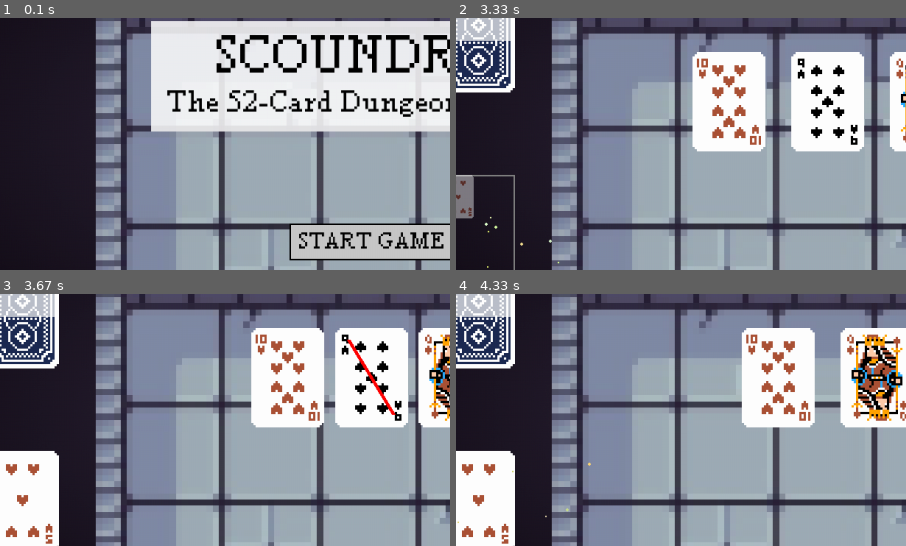
Above: before the commit, frames 1-4 (two rows, left to right).
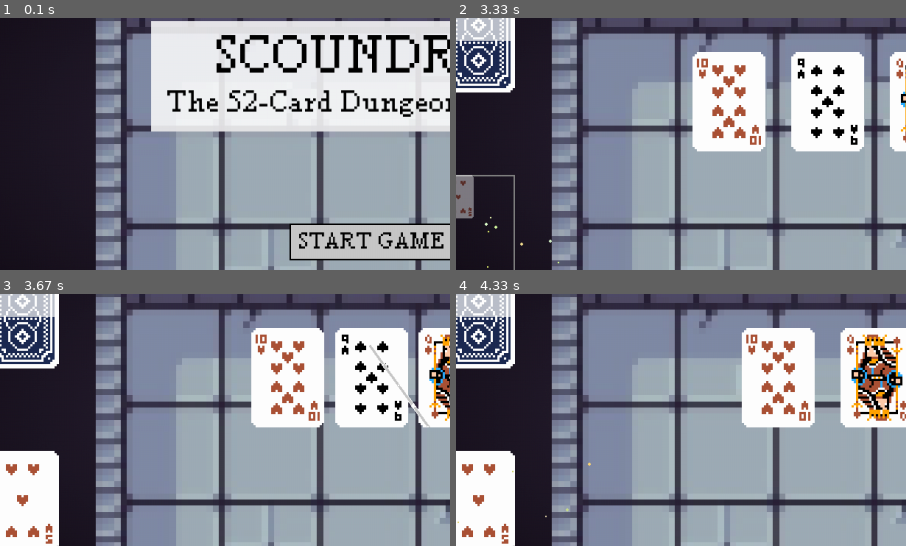
Above: after the commit, the same moments.

Repository: YetiGonk/Scoundrel-Pygame
Game: pygame game, started from main.py
Same seed, same stepped clock (60 frames per second), same inputs: the game is played once before the commit and once after it.
Inputs (mouse positions are % of the whole screen's width and height, from its top left):
- Up to frame 1 (0.1 s): no input
- Up to frame 2 (3.33 s): click "START GAME" at 0.38 s; click (33, 73) at 0.72 s; click "Continue" at 1.05 s; click (51, 19) at 1.95 s; click (42, 44) at 2.78 s
- Up to frame 3 (3.67 s): click (50, 44) at 3.62 s
- Up to frame 4 (4.33 s): no input
The pictures show only the part of the screen within x 9-59%, y 28-77%; the shares and areas given below are measured in that part.

Frames 1-2 are identical in both runs. In frame 3, 0.6% of the frame differs, in the area x 77-96%, y 17-53%; in frame 4, nothing differs.

Commit message:
Update animation.py

Diff:
--- a/utils/animation.py
+++ b/utils/animation.py
@@ -94,11 +94,11 @@
 
         # Based on effect type, setup initial animation state
         if effect_type == "slash":
-            # Create slash line data
-            self.slash_angle = random.randint(15, 75)
+            # Create slash line data - more diagonal angle
+            self.slash_angle = random.randint(25, 65)
             self.slash_direction = 1 if random.random() > 0.5 else -1
-            self.slash_width = 5
-            self.slash_color = (255, 0, 0)  # Red color for slash
+            self.slash_width = 4
+            self.slash_color = (200, 200, 200)  # Silver/grey color for sword
 
         elif effect_type == "burn":
             # Create particles for burning effect
@@ -132,23 +132,36 @@
         progress = self.get_progress()
 
         if self.effect_type == "slash":
-            if progress < 0.5:  # First half: slash appears
+            if progress < 0.4:  # First phase: show card with moving slash line
                 # Draw the card
                 self.target_object.draw(surface)
 
-                # Draw slash line
-                slash_progress = progress * 2  # Scale to 0-1 range in first half
+                # Draw moving slash line
+                slash_progress = progress / 0.4  # Scale to 0-1 range
                 center_x = self.target_object.rect.centerx
                 center_y = self.target_object.rect.centery
-                slash_length = self.target_object.rect.width * 1.2
+                slash_length = self.target_object.rect.width * 1.4  # Longer slash
+
+                # Calculate slash position based on progress
+                # Moving from top-left to bottom-right (or opposite depending on direction)
+                offset = (slash_progress - 0.5) * self.target_object.rect.width * 1.5
 
                 # Start position
-                start_x = center_x - slash_length/2 * math.cos(math.radians(self.slash_angle))
-                start_y = center_y - slash_length/2 * math.sin(math.radians(self.slash_angle))
+                start_x = center_x - slash_length/2 * math.cos(math.radians(self.slash_angle)) + offset * self.slash_direction
+                start_y = center_y - slash_length/2 * math.sin(math.radians(self.slash_angle)) + offset * self.slash_direction * 0.3
 
                 # End position
-                end_x = center_x + slash_length/2 * math.cos(math.radians(self.slash_angle))
-                end_y = center_y + slash_length/2 * math.sin(math.radians(self.slash_angle))
+                end_x = center_x + slash_length/2 * math.cos(math.radians(self.slash_angle)) + offset * self.slash_direction
+                end_y = center_y + slash_length/2 * math.sin(math.radians(self.slash_angle)) + offset * self.slash_direction * 0.3
+
+                # Draw slash glow (slightly larger white line behind)
+                pygame.draw.line(
+                    surface,
+                    (255, 255, 255),
+                    (start_x, start_y),
+                    (end_x, end_y),
+                    self.slash_width + 2
+                )
 
                 # Draw the slash line
                 pygame.draw.line(
@@ -158,14 +171,64 @@
                     (end_x, end_y),
                     self.slash_width
                 )
-            else:  # Second half: card splits
-                # Calculate split distance
-                split_distance = (progress - 0.5) * 2 * 100  # Scale to 0-100px in second half
+
+                # Draw small sparkles along the slash
+                for i in range(5):
+                    spark_pos_x = start_x + (end_x - start_x) * (i / 4)
+                    spark_pos_y = start_y + (end_y - start_y) * (i / 4)
+                    spark_size = random.randint(1, 3)
+                    pygame.draw.circle(
+                        surface,
+                        (255, 255, 255),
+                        (int(spark_pos_x), int(spark_pos_y)),
+                        spark_size
+                    )
+
+            elif progress < 0.55:  # Second phase: slight pause with visible cut
+                # Draw the card
+                self.target_object.draw(surface)
+
+                # Draw cut line
+                center_x = self.target_object.rect.centerx
+                center_y = self.target_object.rect.centery
+                cut_length = self.target_object.rect.width * 1.2
+
+                # Start position
+                start_x = center_x - cut_length/2 * math.cos(math.radians(self.slash_angle))
+                start_y = center_y - cut_length/2 * math.sin(math.radians(self.slash_angle))
+
+                # End position
+                end_x = center_x + cut_length/2 * math.cos(math.radians(self.slash_angle))
+                end_y = center_y + cut_length/2 * math.sin(math.radians(self.slash_angle))
+
+                # Draw the cut line - thin white line
+                pygame.draw.line(
+                    surface,
+                    (255, 255, 255),
+                    (start_x, start_y),
+                    (end_x, end_y),
+                    2
+                )
+
+            else:  # Third phase: card splits apart
+                # Calculate split distance - non-linear for more dramatic effect
+                split_progress = (progress - 0.55) / 0.45  # Scale to 0-1 range
+                split_distance = 120 * math.pow(split_progress, 1.5)  # Accelerating movement
+
+                # Calculate split line angle and cut position
+                cut_height = self.target_object.rect.height * 0.5  # Default to middle
+
+                # Add slight rotation to each half
+                rotation = 5 * split_progress * self.slash_direction
 
                 # Draw top half
                 top_half = self.target_object.texture.subsurface(
-                    (0, 0, self.target_object.rect.width, self.target_object.rect.height // 2)
-                )
+                    (0, 0, self.target_object.rect.width, int(cut_height))
+                )
+                # Rotate top half if needed
+                if rotation != 0:
+                    top_half = pygame.transform.rotate(top_half, -rotation)
+
                 surface.blit(
                     top_half,
                     (
@@ -176,16 +239,38 @@
 
                 # Draw bottom half
                 bottom_half = self.target_object.texture.subsurface(
-                    (0, self.target_object.rect.height // 2,
-                     self.target_object.rect.width, self.target_object.rect.height // 2)
-                )
+                    (0, int(cut_height),
+                     self.target_object.rect.width, self.target_object.rect.height - int(cut_height))
+                )
+
+                # Rotate bottom half if needed
+                if rotation != 0:
+                    bottom_half = pygame.transform.rotate(bottom_half, rotation)
+
                 surface.blit(
                     bottom_half,
                     (
                         self.target_object.rect.x + split_distance * math.sin(math.radians(self.slash_angle)) * self.slash_direction,
-                        self.target_object.rect.y + self.target_object.rect.height // 2 + split_distance * math.cos(math.radians(self.slash_angle)) * self.slash_direction
-                    )
-                )
+                        self.target_object.rect.y + cut_height + split_distance * math.cos(math.radians(self.slash_angle)) * self.slash_direction
+                    )
+                )
+
+                # Add some small particles/sparkles at the cut point
+                if split_progress < 0.7:
+                    center_x = self.target_object.rect.centerx
+                    center_y = self.target_object.rect.centery
+
+                    for _ in range(3):
+                        particle_x = center_x + (random.random() - 0.5) * 30
+                        particle_y = center_y + (random.random() - 0.5) * 10
+                        particle_size = random.randint(1, 3)
+
+                        pygame.draw.circle(
+                            surface,
+                            (220, 220, 220),
+                            (int(particle_x), int(particle_y)),
+                            particle_size
+                        )
 
         elif self.effect_type == "burn":
             if progress < 0.4:  # First phase: show card
